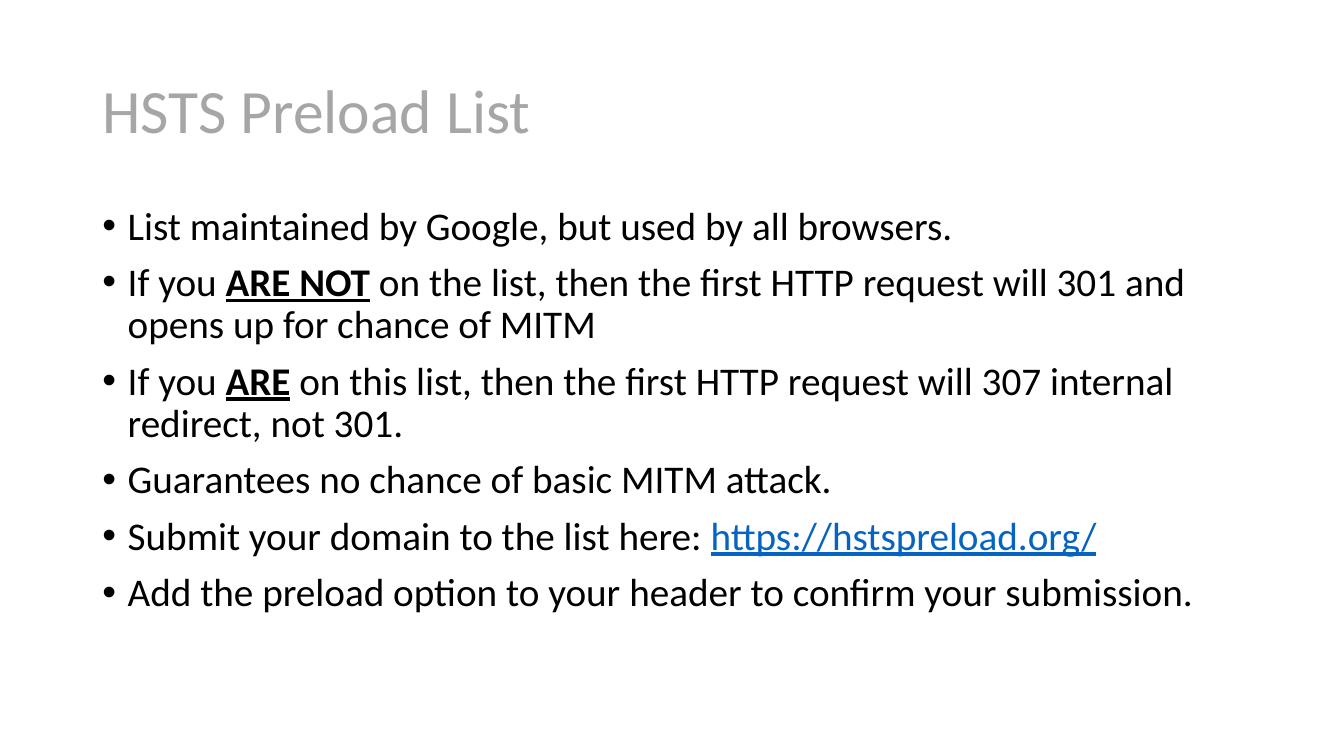
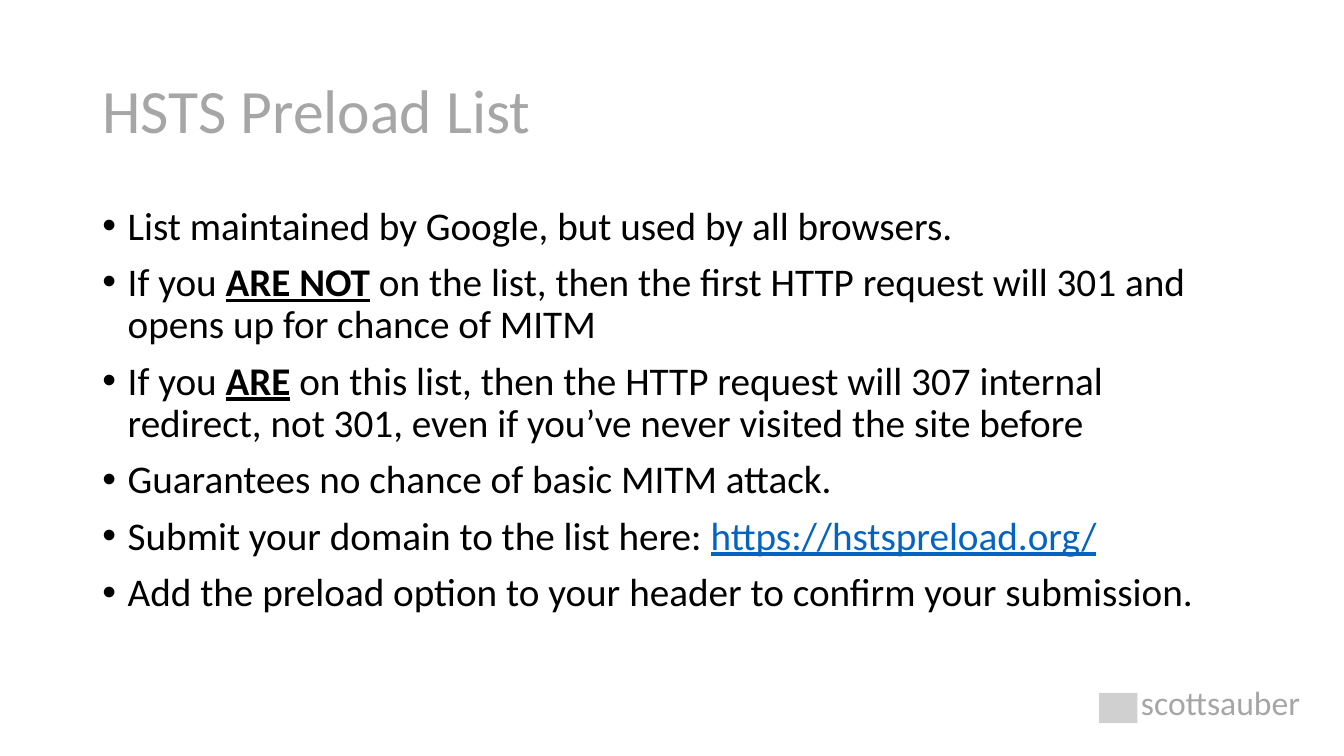
Before and after one commit to nirzaf/DotNetWorkShopTalk, a slide deck: slide 16 of 2021-1-27 - NDC London - Security Headers/Security Headers Explained.pptx. Drawn at 1344x756 pixels with LibreOffice and Linux fonts; fonts in the diff are those of the drawing; grey boxes stand for pictures. Boxes give left, top, right and bottom in pixels: in the first picture for what was removed or moved away, otherwise in the second. Text is boxed around its words. In the diff, an @@ line names an element or a change of style, - is before the commit and + after.

```diff
--- a/2021-1-27 - NDC London - Security Headers/Security Headers Explained.pptx
+++ b/2021-1-27 - NDC London - Security Headers/Security Headers Explained.pptx
@@ text at [128, 367, 1103, 444]: text changed @@
-• If you ARE on this list, then the first HTTP request will 307 internal redirect, not 301.
+• If you ARE on this list, then the HTTP request will 307 internal redirect, not 301, even if you’ve never visited the site before
@@ picture added at [1099, 693, 1137, 723] @@
@@ text added at [1141, 692, 1300, 715], 24 pt, text #A6A6A6 @@
+scottsauber
```
Also in this commit, not shown: 46 other slides changed, 18 slides added, 14 slides removed, 2 other files.
